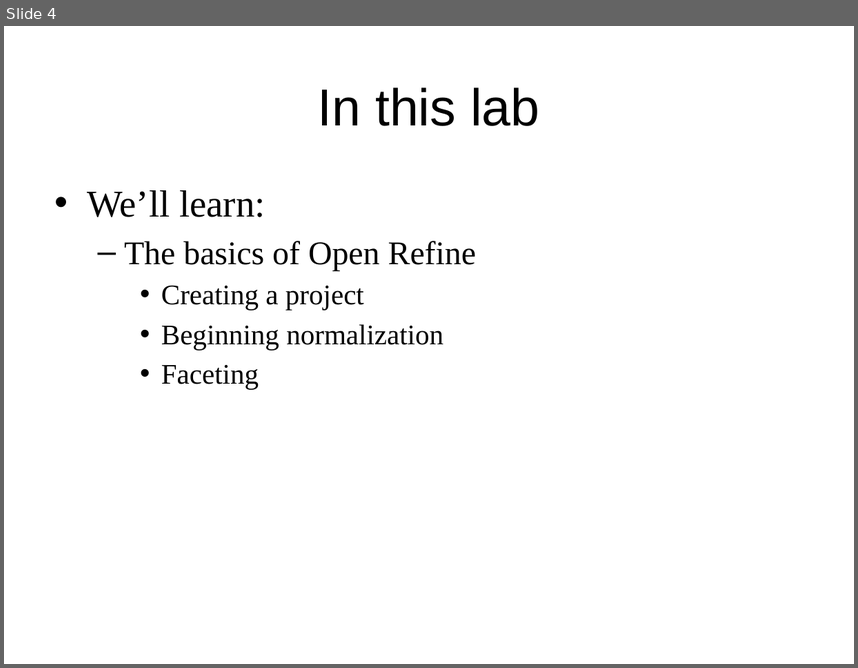
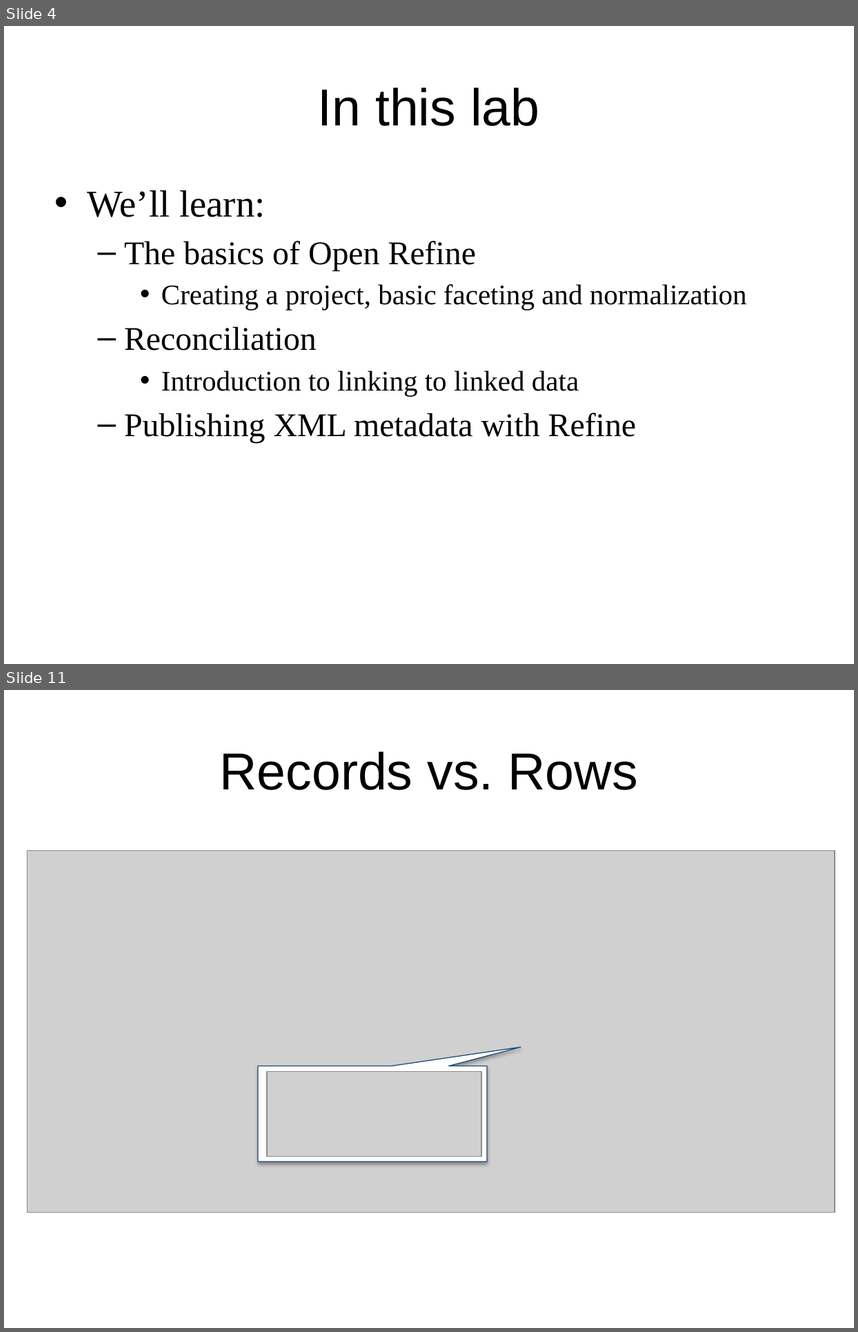
Before and after one commit to DataCurationWorkshop/HongKongCurationWorkshop, a slide deck: Day_2/Lab/Day_2Lab_OpenRefine.pptx. Shown one above the other, each under a label of ours: slide 4 before the commit, slides 4 and 11 after it; the slides between them are not shown. The pictures are 858x668 and 858x1332 pixels, drawn with LibreOffice and Linux fonts; fonts in the diff are those of the drawing; grey boxes stand for pictures; background and template pictures are left out. Boxes give left, top, right and bottom in pixels: in the first picture for what was removed or moved away, otherwise in the second. Text is boxed around its words. In the diff, an @@ line names an element or a change of style, - is before the commit and + after.

Commit message:
adding day 2 lab data and ppt

```diff
--- a/Day_2/Lab/Day_2Lab_OpenRefine.pptx
+++ b/Day_2/Lab/Day_2Lab_OpenRefine.pptx
@@ slide 11 added at [4,690,854,1328], background #FFFFFF @@
@@ title added at [219,751,637,790], 44 pt, text #000000 @@
+Records vs. Rows
@@ picture added at [27,850,835,1212] @@
@@ speech box added at [258,1066,487,1161], fill #FFFFFF, outline #1F497D 0.75 pt @@
@@ picture added at [267,1071,481,1156] @@
@@ slide 4 changed as well @@
@@ text at [124,284,747,443]: text changed @@
-    • Creating a project
-    • Beginning normalization
-    • Faceting
+    • Creating a project, basic faceting and normalization
+  – Reconciliation
+    • Introduction to linking to linked data
+  – Publishing XML metadata with Refine
```
Also in this commit, not shown: 2 other slides changed, 22 other slides added, 6 other files.
